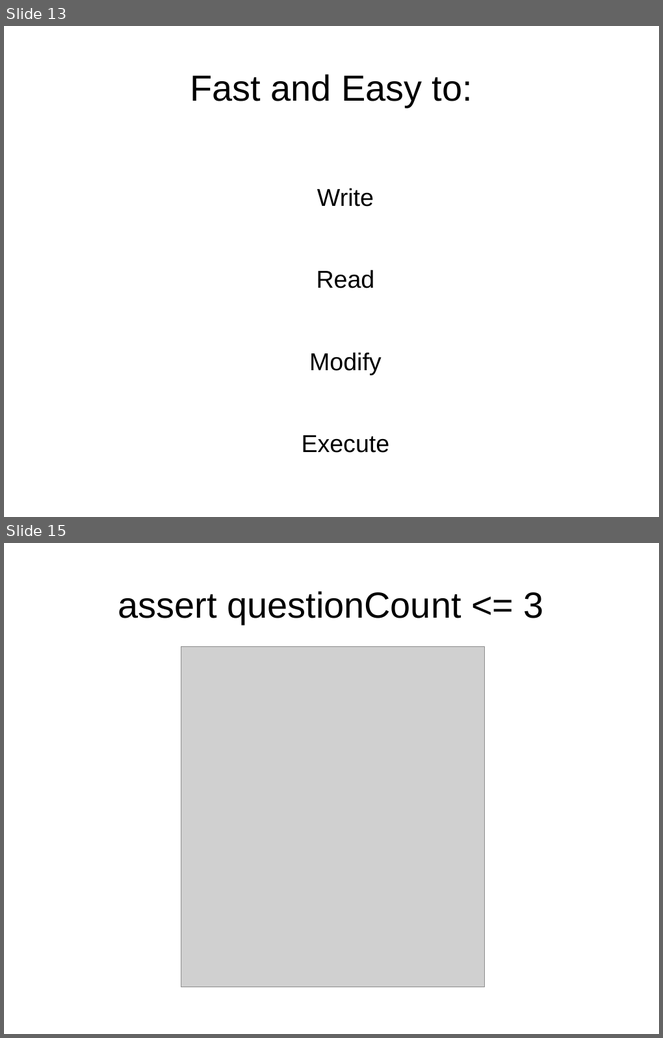
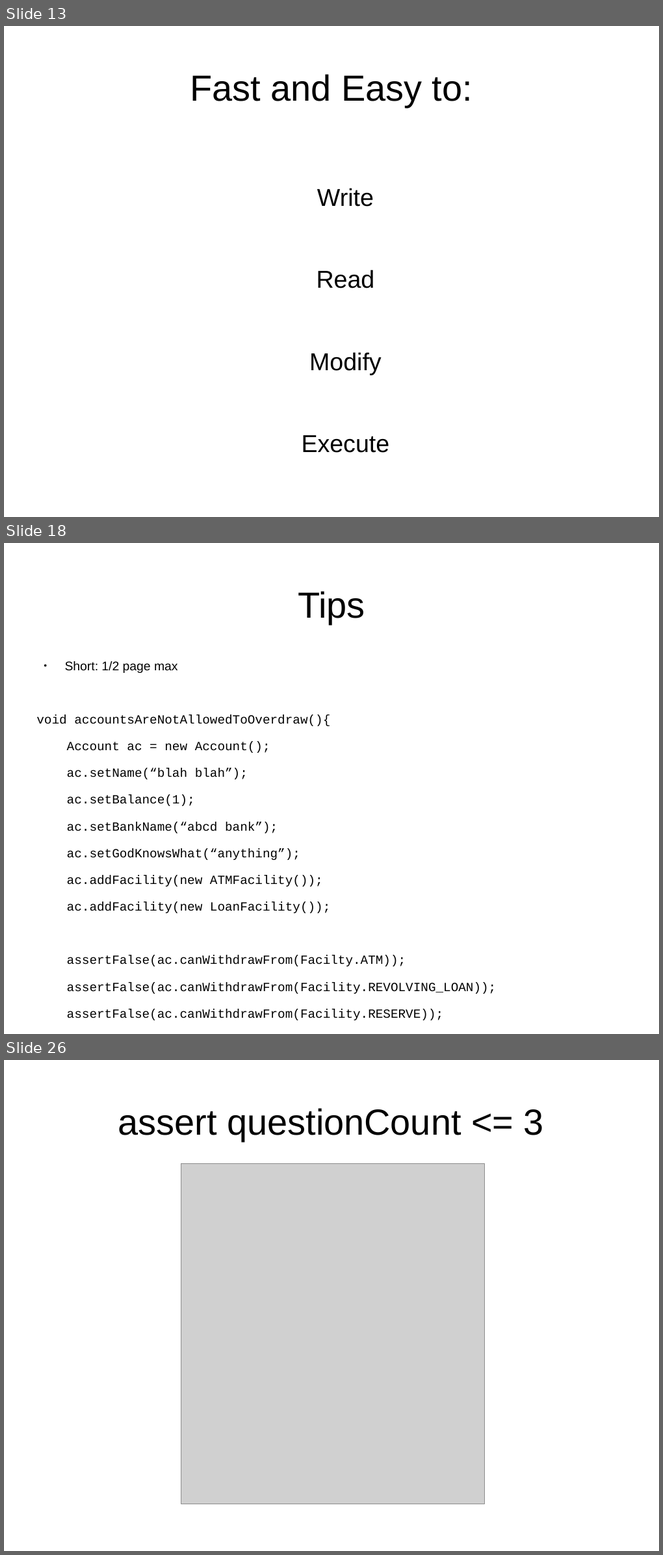
Before and after one commit to wesamhaboush/unittesting-techniques, a slide deck: pres.odp. Shown one above the other, each under a label of ours: slides 13 and 15 before the commit, slides 13, 18 and 26 after it; the slides between them are not shown. The pictures are 663x1038 and 663x1555 pixels, drawn with LibreOffice and Linux fonts; fonts in the diff are those of the drawing; grey boxes stand for pictures. Boxes give left, top, right and bottom in pixels: in the first picture for what was removed or moved away, otherwise in the second. Text is boxed around its words. In the diff, an @@ line names an element or a change of style, - is before the commit and + after.

```diff
--- a/pres.odp
+++ b/pres.odp
@@ slide 18 added at (4,543,659,1034), background #FFFFFF @@
@@ title added at (298,591,365,624), 44 pt, text #000000 @@
+Tips
@@ text added at (36,661,497,1021), 15.2 pt, text #000000 @@
+● Short: 1/2 page max
+void accountsAreNotAllowedToOverdraw(){
+Account ac = new Account();
+ac.setName(“blah blah”);
+ac.setBalance(1);
+ac.setBankName(“abcd bank”);
+ac.setGodKnowsWhat(“anything”);
+ac.addFacility(new ATMFacility());
+ac.addFacility(new LoanFacility());
+assertFalse(ac.canWithdrawFrom(Facilty.ATM));
+assertFalse(ac.canWithdrawFrom(Facility.REVOLVING_LOAN));
+assertFalse(ac.canWithdrawFrom(Facility.RESERVE));
+}
@@ what was slide 15 is now slide 26 @@
```
Also in this commit, not shown: 2 slides changed, 10 other slides added, 1 other file.
